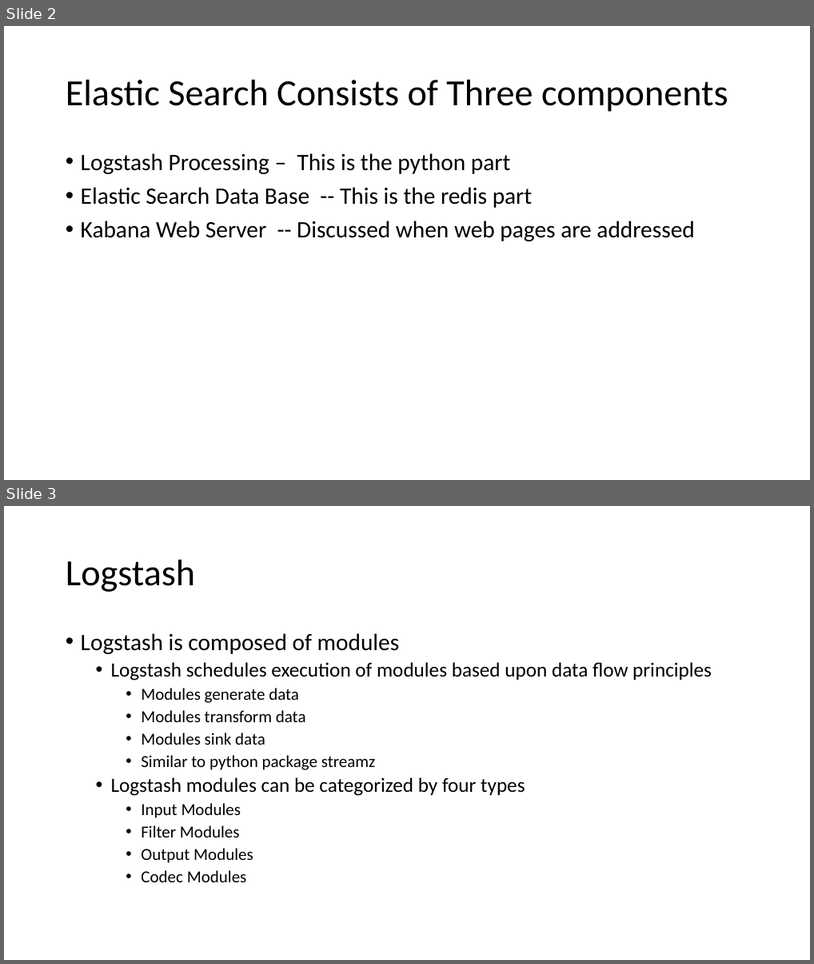
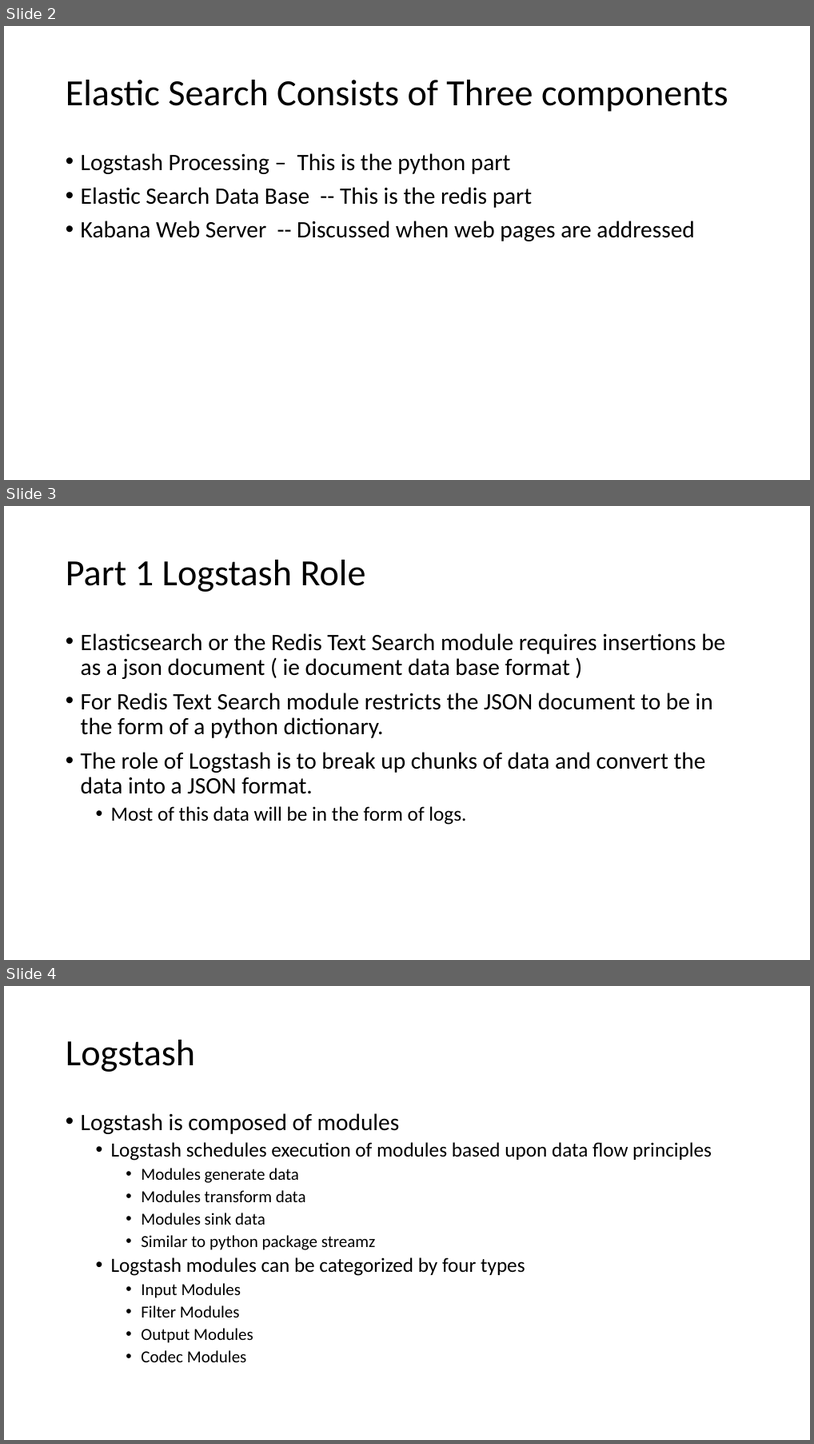
Before and after one commit to NanoDataCenter/nano_data_center, a slide deck: presentations/session_3/Redis as Elastic Search.pptx. Shown one above the other, each under a label of ours: slides 2 and 3 before the commit, slides 2, 3 and 4 after it. The pictures are 814x964 and 814x1444 pixels, drawn with LibreOffice and Linux fonts; fonts in the diff are those of the drawing. Boxes give left, top, right and bottom in pixels: in the first picture for what was removed or moved away, otherwise in the second. Text is boxed around its words. In the diff, an @@ line names an element or a change of style, - is before the commit and + after.

```diff
--- a/presentations/session_3/Redis as Elastic Search.pptx
+++ b/presentations/session_3/Redis as Elastic Search.pptx
@@ slide 3 added at [4,506,810,960], background #FFFFFF @@
@@ title added at [66,560,366,592], 44 pt, text #000000 @@
+Part 1 Logstash Role
@@ text added at [81,633,726,824], 28 pt, text #000000 @@
+• Elasticsearch or the Redis Text Search module requires insertions be as a json document ( ie document data base format )
+• For Redis Text Search module restricts the JSON document to be in the form of a python dictionary.
+• The role of Logstash is to break up chunks of data and convert the data into a JSON format.
+  • Most of this data will be in the form of logs.
@@ what was slide 3 is now slide 4 @@
```
Also in this commit, not shown: 1 slide changed, 5 other slides added.
